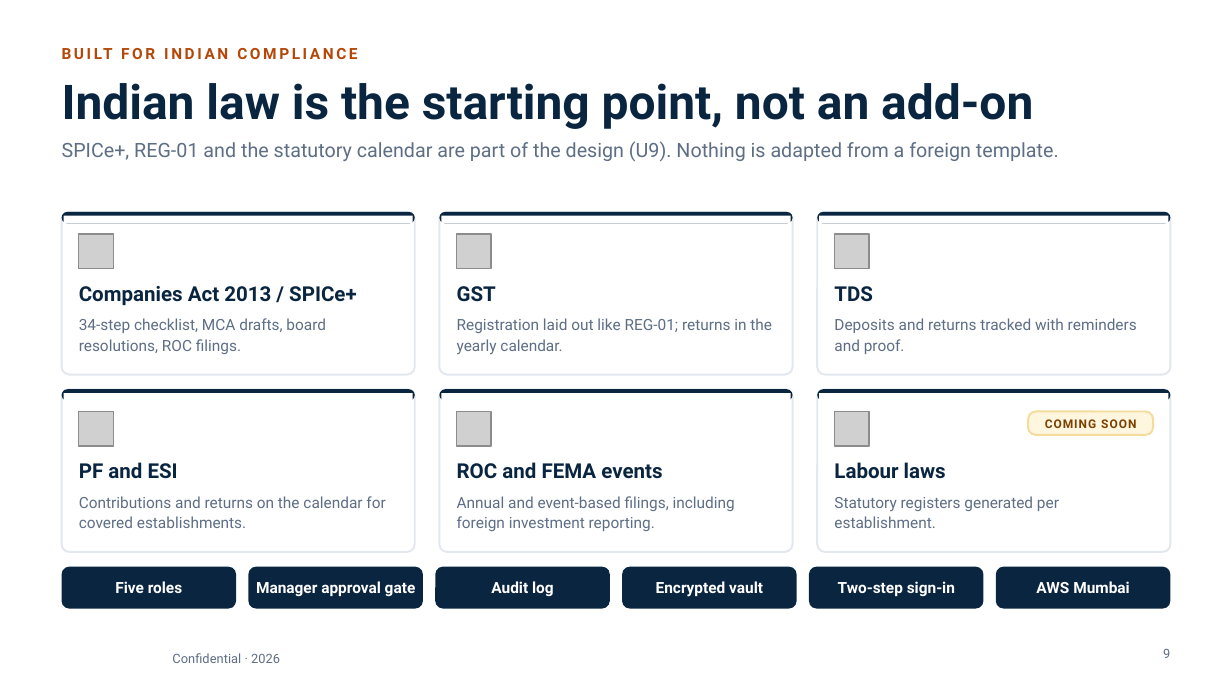
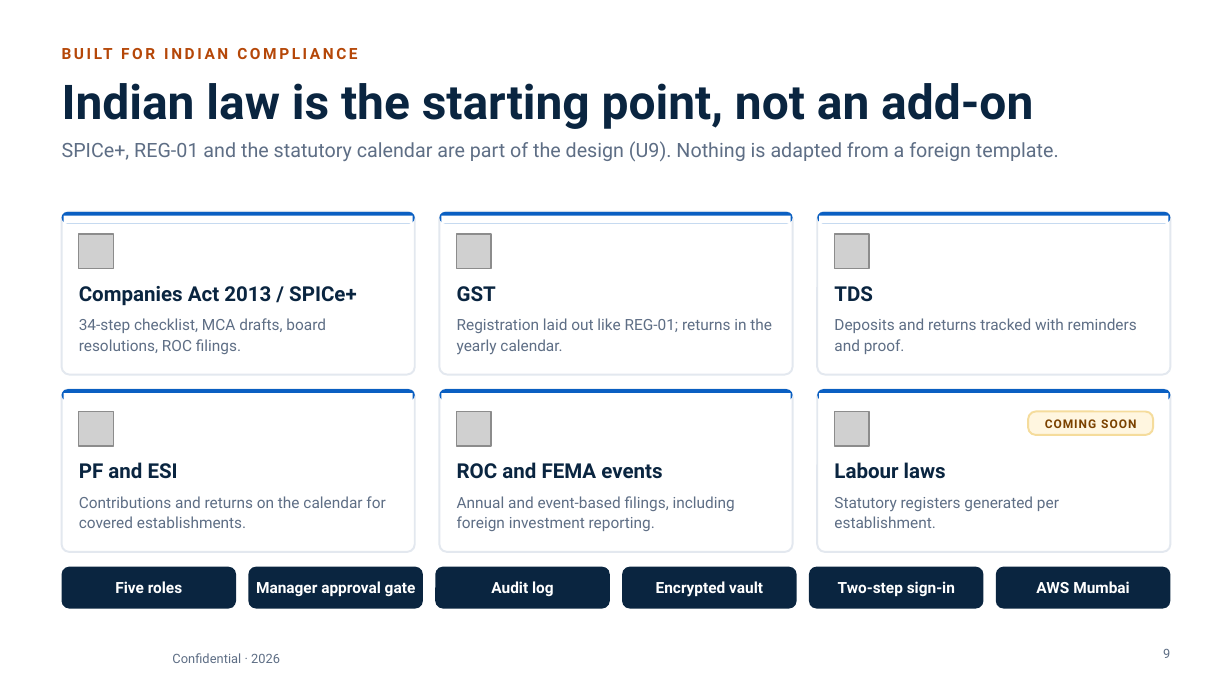
Before and after one commit to abdulfarhath7/vcfo_suite, a slide deck: slide 9 of docs/collateral/vcfo-suite/VCFO_Suite_Corporate_Deck.pptx. Drawn at 1232x693 pixels with LibreOffice and Linux fonts; fonts in the diff are those of the drawing; grey boxes stand for pictures; background and template pictures are left out. Boxes give left, top, right and bottom in pixels: in the first picture for what was removed or moved away, otherwise in the second. Text is boxed around its words. In the diff, an @@ line names an element or a change of style, - is before the commit and + after.

```diff
--- a/docs/collateral/vcfo-suite/VCFO_Suite_Corporate_Deck.pptx
+++ b/docs/collateral/vcfo-suite/VCFO_Suite_Corporate_Deck.pptx
@@ fill #0A2540 to #0A5FC2 in 6 elements at (62,212,415,223), (440,212,793,223), (817,212,1170,223), (62,389,415,400), (440,389,793,400), (817,389,1170,400) @@
```
Also in this commit, not shown: 1 other slide changed, 11 other files.
